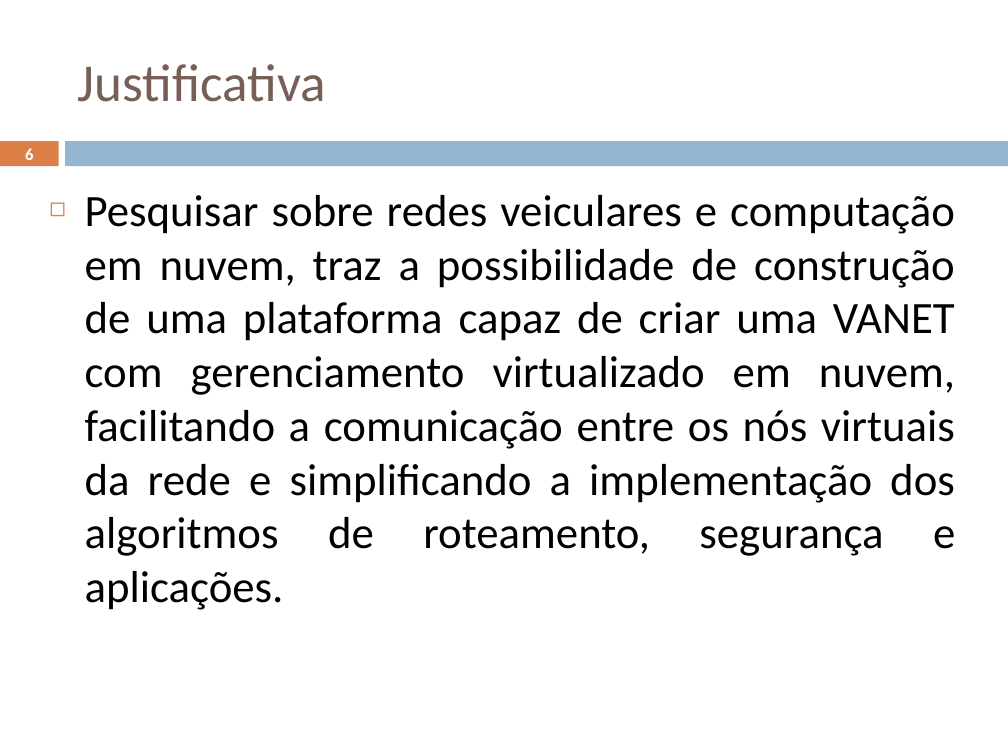
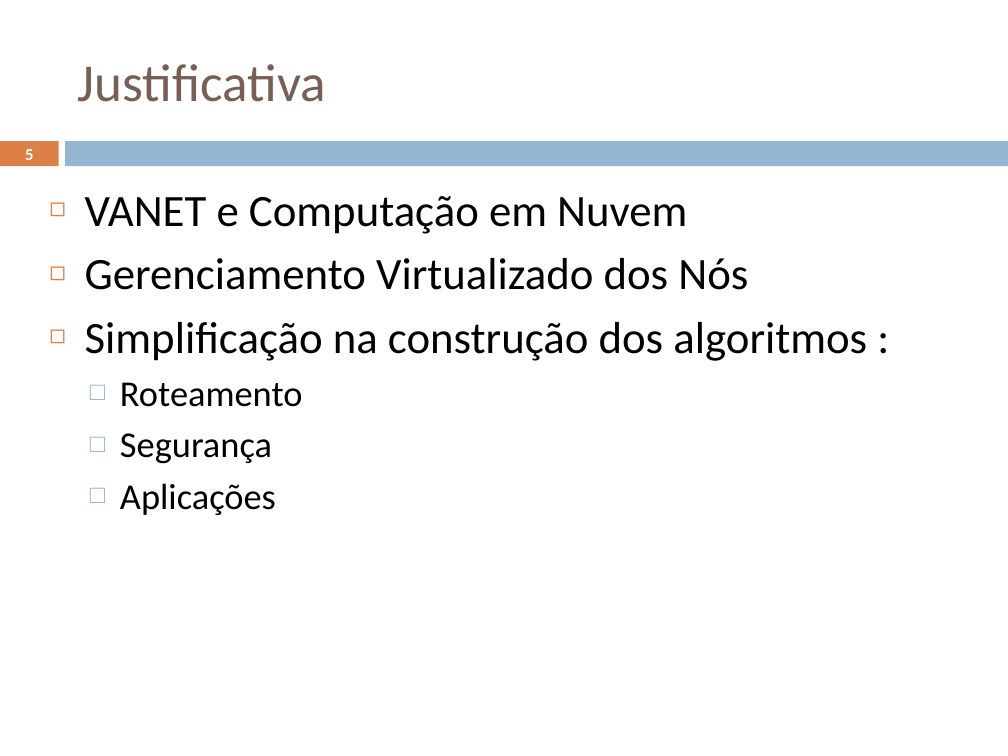
Before and after one commit to geoleite/Mestrado, a slide deck: slide 5 of Apresentacao/ApresentaçãoV1.pptx (slide 6 before the commit). Drawn at 1008x756 pixels with LibreOffice and Linux fonts; fonts in the diff are those of the drawing. Boxes give left, top, right and bottom in pixels: in the first picture for what was removed or moved away, otherwise in the second. Text is boxed around its words. In the diff, an @@ line names an element or a change of style, - is before the commit and + after.

```diff
--- a/Apresentacao/ApresentaçãoV1.pptx
+++ b/Apresentacao/ApresentaçãoV1.pptx
@@ page number at bbox=[25, 149, 33, 160]: text changed @@
-6
+5
@@ text at bbox=[85, 196, 867, 515]: text changed @@
-◻ Pesquisar sobre redes veiculares e computação em nuvem, traz a possibilidade de construção de uma plataforma capaz de criar uma VANET com gerenciamento virtualizado em nuvem, facilitando a comunicação entre os nós virtuais da rede e simplificando a implementação dos algoritmos de roteamento, segurança e aplicações.
+◻ VANET e Computação em Nuvem
+◻ Gerenciamento Virtualizado dos Nós
+◻ Simplificação na construção dos algoritmos :
+  □ Roteamento
+  □ Segurança
+  □ Aplicações
```
Also in this commit, not shown: 8 other slides changed, 4 slides added, 1 slide removed, 18 other files.
